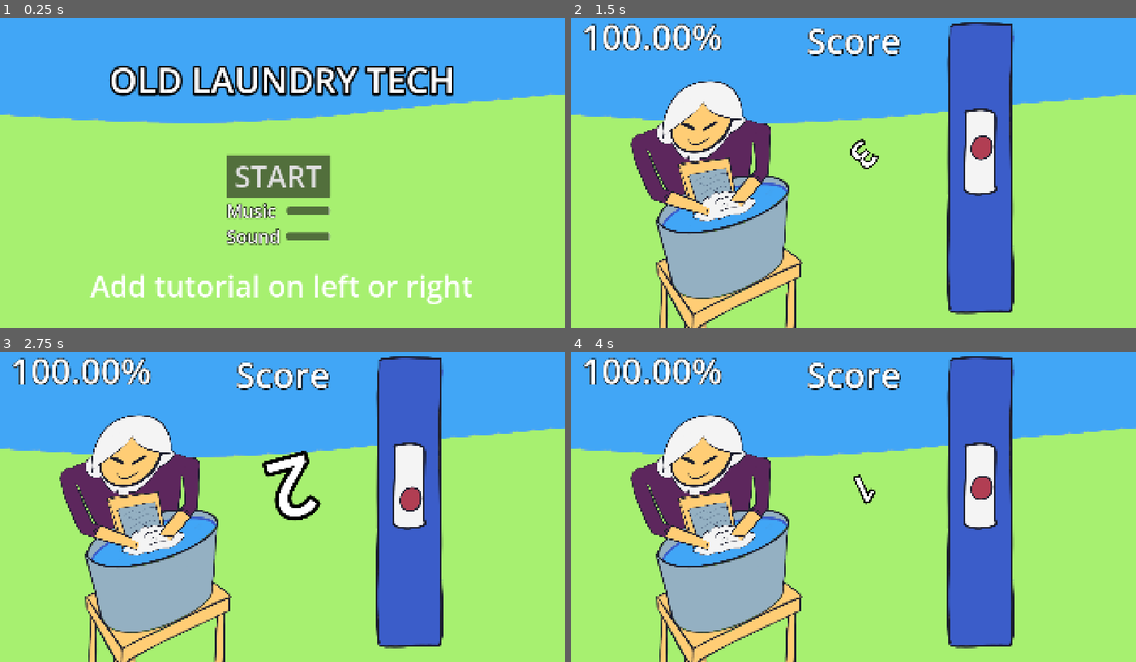
Above: before the commit, frames 1-4 (two rows, left to right).
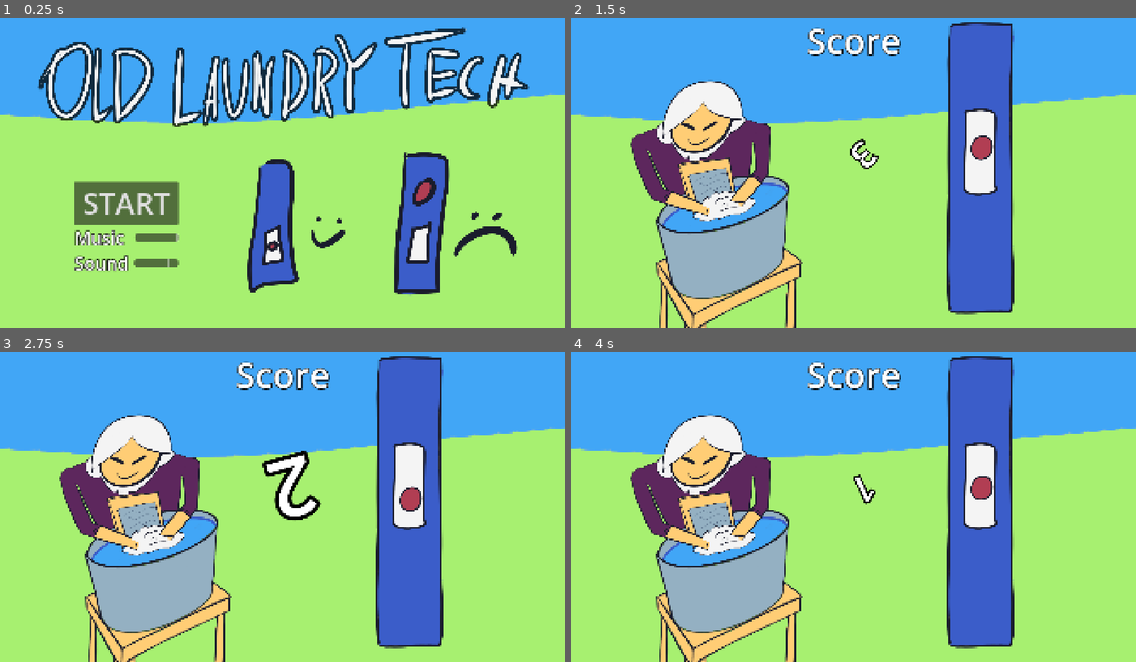
Above: after the commit, the same moments.

Repository: rafa-fiedo/ludum-dare-60-old-tech
Game: Godot game, scene res://scenes/main_menu.tscn
Same seed, same stepped clock (60 frames per second), same inputs: the game is played once before the commit and once after it. This scene is started directly instead of the project's main scene.
Inputs (mouse positions are in pixels of both pictures, inside the frame that each line leads up to):
- Up to frame 1 (0.25 s): no input
- Up to frame 2 (1.5 s): click "START" at 0.5 s; tap Enter at 1.25 s; move the mouse to (881, 166) at 1.27 s
- Up to frame 3 (2.75 s): tap Space (pause) at 2 s; move the mouse to (169, 519) at 2.02 s
- Up to frame 4 (4 s): move the mouse to (864, 497) at 2.77 s; move the mouse to (847, 507) at 3.52 s

The runs differ from the first frame. In frame 1, 26% of the frame differs, in the area x 6-94%, y 2-93%; in frame 2, 1.3%; in frame 3, 1.3%; in frame 4, 1.3%.

Commit message:
add new sprites

Diff:
--- a/old-tech/default_bus_layout.tres
+++ b/old-tech/default_bus_layout.tres
@@ -11,5 +11,5 @@
 bus/2/solo = false
 bus/2/mute = false
 bus/2/bypass_fx = false
-bus/2/volume_db = 0.0
+bus/2/volume_db = -2.1147432
 bus/2/send = &"Master"
--- a/old-tech/scenes/main.tscn
+++ b/old-tech/scenes/main.tscn
@@ -5,6 +5,7 @@
 [ext_resource type="PackedScene" uid="uid://dd5i5aj81y26n" path="res://scenes/characters/lady.tscn" id="2_0wfyh"]
 [ext_resource type="PackedScene" uid="uid://b5u43vc5imnf6" path="res://scenes/action_bar.tscn" id="3_sugp2"]
 [ext_resource type="Script" uid="uid://tjh1ok02dp6u" path="res://scenes/pause.gd" id="5_tbgi4"]
+[ext_resource type="Texture2D" uid="uid://w1hfnxpcdash" path="res://assets/drawings/score_screen.png" id="6_o6xl0"]
 [ext_resource type="AudioStream" uid="uid://bu0xbwiu2rshd" path="res://assets/music/2026_10_ludum_dare_60_music-2.mp3" id="6_tefeu"]
 
 [sub_resource type="Animation" id="Animation_tbgi4"]
@@ -136,8 +137,6 @@
 outline_size = 100
 outline_color = Color(0, 0, 0, 1)
 
-[sub_resource type="NoiseTexture2D" id="NoiseTexture2D_oq14g"]
-
 [node name="main" type="Node2D" unique_id=839560685]
 script = ExtResource("1_jyhfs")
 metadata/_edit_vertical_guides_ = [960.0, 640.0, 1280.0, 1620.0]
@@ -172,6 +171,7 @@
 horizontal_alignment = 1
 
 [node name="Percent" type="Label" parent="." unique_id=617186032]
+visible = false
 offset_left = 35.0
 offset_top = 7.0
 offset_right = 596.0
@@ -200,37 +200,39 @@
 
 [node name="ScoreMenu" type="Sprite2D" parent="." unique_id=147238894]
 position = Vector2(964, 590)
-texture = SubResource("NoiseTexture2D_oq14g")
+texture = ExtResource("6_o6xl0")
 
 [node name="Label" type="Label" parent="ScoreMenu" unique_id=1836052419]
-offset_left = -166.99994
-offset_top = -222.0
-offset_right = 174.00006
-offset_bottom = -134.0
-theme_override_font_sizes/font_size = 64
+offset_left = -275.0
+offset_top = -231.0
+offset_right = 256.0
+offset_bottom = -94.0
+theme_override_constants/outline_size = 12
+theme_override_font_sizes/font_size = 100
 text = "Nice Wash!"
 
 [node name="Label2" type="Label" parent="ScoreMenu" unique_id=1037632561]
-offset_left = -167.0
-offset_top = -106.325
-offset_right = 174.0
-offset_bottom = -18.324997
-theme_override_font_sizes/font_size = 64
+offset_left = -223.0
+offset_top = -74.999985
+offset_right = 192.0
+offset_bottom = 35.000015
+theme_override_constants/outline_size = 12
+theme_override_font_sizes/font_size = 80
 text = "Score: 90.5"
 
 [node name="Again" type="Button" parent="ScoreMenu" unique_id=1589879598]
-offset_left = 5.0
-offset_top = 112.0
-offset_right = 236.0
-offset_bottom = 231.0
+offset_left = 1.0
+offset_top = 118.0
+offset_right = 232.0
+offset_bottom = 237.0
 theme_override_font_sizes/font_size = 60
 text = "Again!"
 
 [node name="MENU" type="Button" parent="ScoreMenu" unique_id=2047199154]
-offset_left = -236.0
-offset_top = 116.0
-offset_right = -23.0
-offset_bottom = 235.0
+offset_left = -261.0
+offset_top = 118.0
+offset_right = -48.0
+offset_bottom = 237.0
 theme_override_font_sizes/font_size = 60
 text = "Menu"
 
--- a/old-tech/scenes/main_menu.tscn
+++ b/old-tech/scenes/main_menu.tscn
@@ -1,7 +1,7 @@
 [gd_scene format=3 uid="uid://kjbpp1mjiwvq"]
 
 [ext_resource type="Script" uid="uid://m0tocr7n4rm3" path="res://scenes/main_menu.gd" id="1_ekxnf"]
-[ext_resource type="Texture2D" uid="uid://d2216vsfb0b32" path="res://assets/drawings/background.png" id="1_l6cm7"]
+[ext_resource type="Texture2D" uid="uid://dg727sxkfewst" path="res://assets/drawings/main_menu.png" id="2_bqqt6"]
 [ext_resource type="AudioStream" uid="uid://bu0xbwiu2rshd" path="res://assets/music/2026_10_ludum_dare_60_music-2.mp3" id="3_bqqt6"]
 
 [sub_resource type="LabelSettings" id="LabelSettings_oq14g"]
@@ -13,10 +13,11 @@
 script = ExtResource("1_ekxnf")
 
 [node name="Background" type="Sprite2D" parent="." unique_id=1512095832]
-texture = ExtResource("1_l6cm7")
+texture = ExtResource("2_bqqt6")
 centered = false
 
 [node name="Label" type="Label" parent="." unique_id=1247314985]
+visible = false
 offset_right = 1918.0
 offset_bottom = 474.0
 text = "OLD LAUNDRY TECH"
@@ -25,10 +26,11 @@
 vertical_alignment = 1
 
 [node name="Buttons" type="VBoxContainer" parent="." unique_id=1331518523]
-offset_left = 769.0
-offset_top = 492.0
-offset_right = 1123.0
-offset_bottom = 811.0
+offset_left = 253.0
+offset_top = 583.0
+offset_right = 607.0
+offset_bottom = 902.0
+offset_transform_enabled = true
 
 [node name="Start" type="Button" parent="Buttons" unique_id=986394436]
 layout_mode = 2
@@ -80,6 +82,7 @@
 value = 50.0
 
 [node name="Label2" type="Label" parent="." unique_id=1978946887]
+visible = false
 offset_left = 307.0
 offset_top = 868.0
 offset_right = 1609.0
Binary file changed: old-tech/assets/drawings/lady_1.png
Binary file changed: old-tech/assets/drawings/lady_2.png
Binary file changed: old-tech/assets/drawings/lady_3.png
Binary file added: old-tech/assets/drawings/main_menu.png
Not shown, added: old-tech/assets/drawings/main_menu.png.import
Binary file added: old-tech/assets/drawings/score_screen.png
Not shown, added: old-tech/assets/drawings/score_screen.png.import
Not shown, changed: old-tech/assets/drawings/lady.kra
Not shown, changed: old-tech/assets/drawings/lady.kra~
Not shown, added: old-tech/assets/drawings/lady_1.png~
Not shown, added: old-tech/assets/drawings/lady_2.png~
Not shown, changed: old-tech/assets/drawings/lady_3.png~
(and 2 more such lines)
